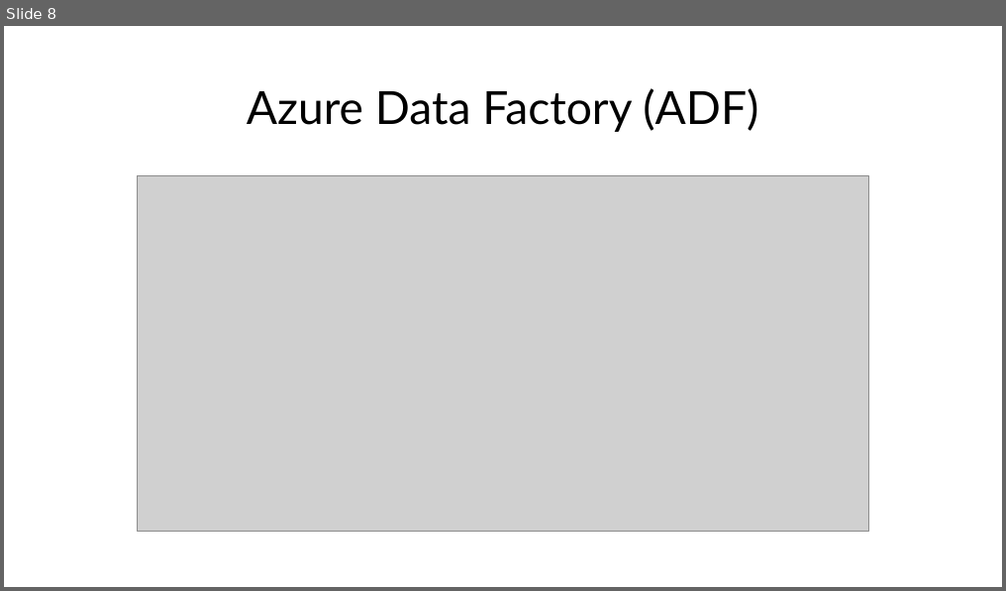
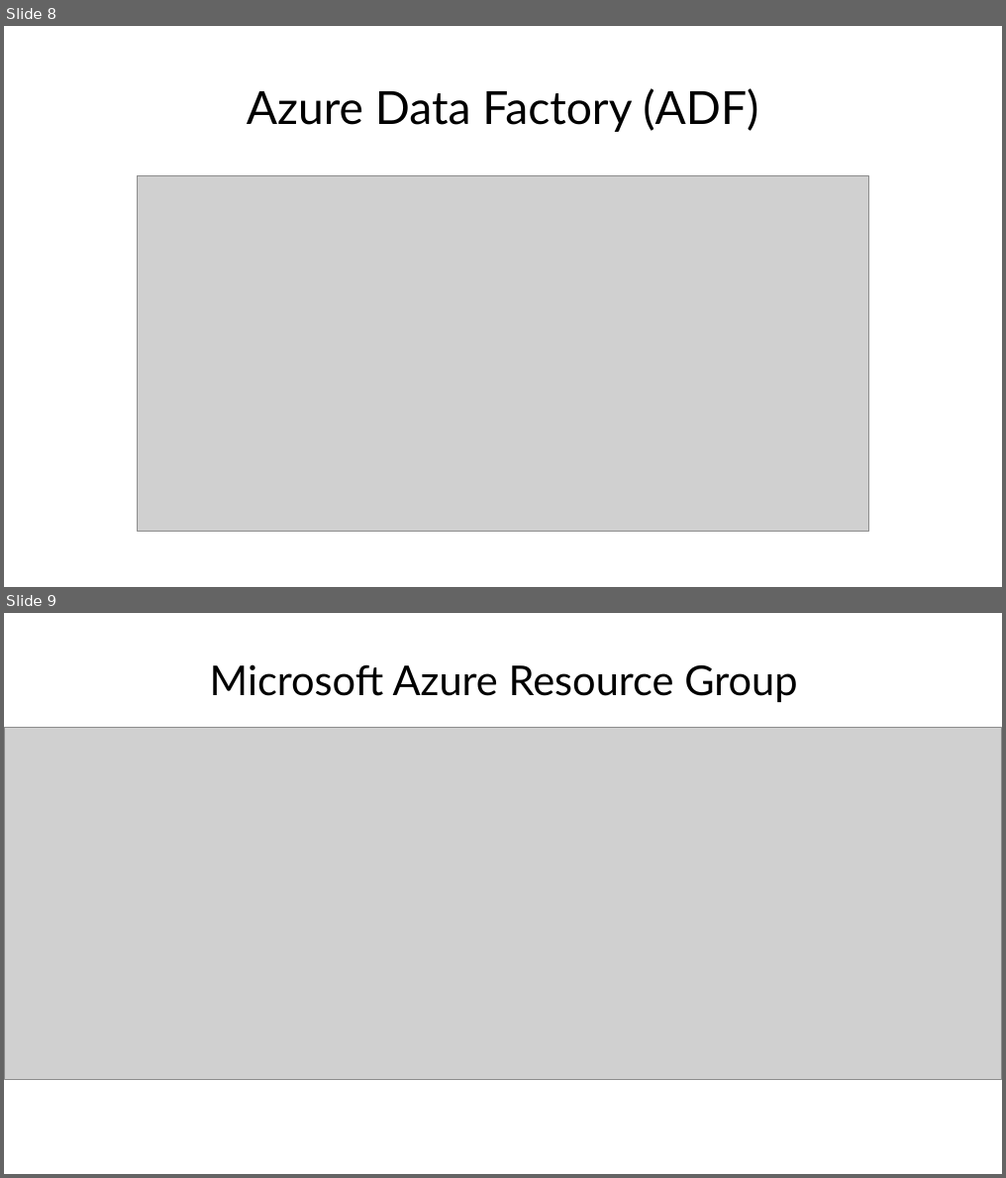
Before and after one commit to HHayk004/Diplomayin, a slide deck: 1 Tokosavorum.pptx. Shown one above the other, each under a label of ours: slide 8 before the commit, slides 8 and 9 after it. The pictures are 1006x591 and 1006x1178 pixels, drawn with LibreOffice and Linux fonts; fonts in the diff are those of the drawing; grey boxes stand for pictures. Boxes give left, top, right and bottom in pixels: in the first picture for what was removed or moved away, otherwise in the second. Text is boxed around its words. In the diff, an @@ line names an element or a change of style, - is before the commit and + after.

Commit message:
Adding microsoft azure interface screenshots

```diff
--- a/1 Tokosavorum.pptx
+++ b/1 Tokosavorum.pptx
@@ slide 9 added at (x1=4, y1=613, x2=1002, y2=1174), background #FFFFFF @@
@@ title added at (x1=210, y1=664, x2=797, y2=702), 39.6 pt, text #000000 @@
+Microsoft Azure Resource Group
@@ picture added at (x1=4, y1=728, x2=1001, y2=1079) @@
```
Also in this commit, not shown: 1 slide changed, 3 other slides added.
